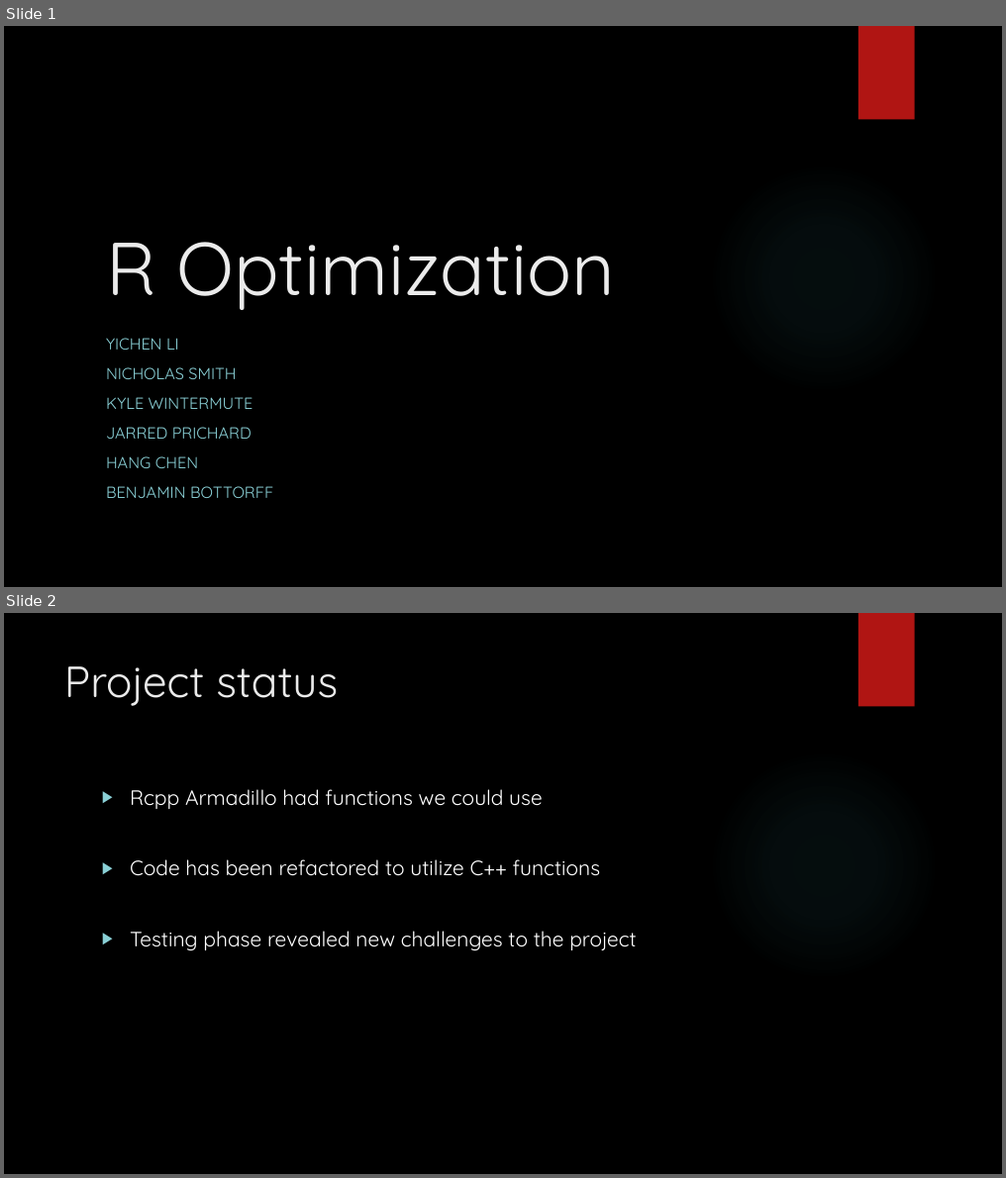
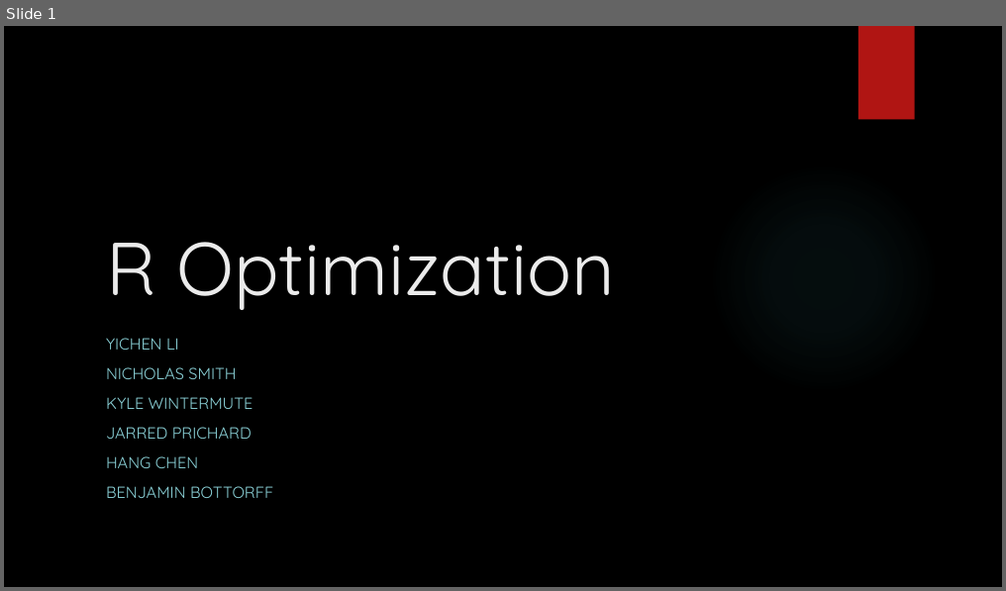
Before and after one commit to KWintermute/smp-project, a slide deck: se2presentation.pptx. Shown one above the other, each under a label of ours: slides 1 and 2 before the commit, slide 1 after it. The pictures are 1006x1178 and 1006x591 pixels, drawn with LibreOffice and Linux fonts; fonts in the diff are those of the drawing; background and template pictures are left out. Boxes give left, top, right and bottom in pixels: in the first picture for what was removed or moved away, otherwise in the second. Text is boxed around its words. In the diff, an @@ line names an element or a change of style, - is before the commit and + after.

```diff
--- a/se2presentation.pptx
+++ b/se2presentation.pptx
@@ slide 2 removed at (4,613,1002,1174), background picture (left out); not listed: 2 template elements that a slide beside it also shows @@
@@ title removed at (64,666,338,706) @@
-Project status
@@ text removed at (130,789,636,952) @@
-▶ Rcpp Armadillo had functions we could use
-▶ Code has been refactored to utilize C++ functions
-▶ Testing phase revealed new challenges to the project
```
Also in this commit, not shown: 1 slide changed, 6 slides added, 3 other slides removed.
